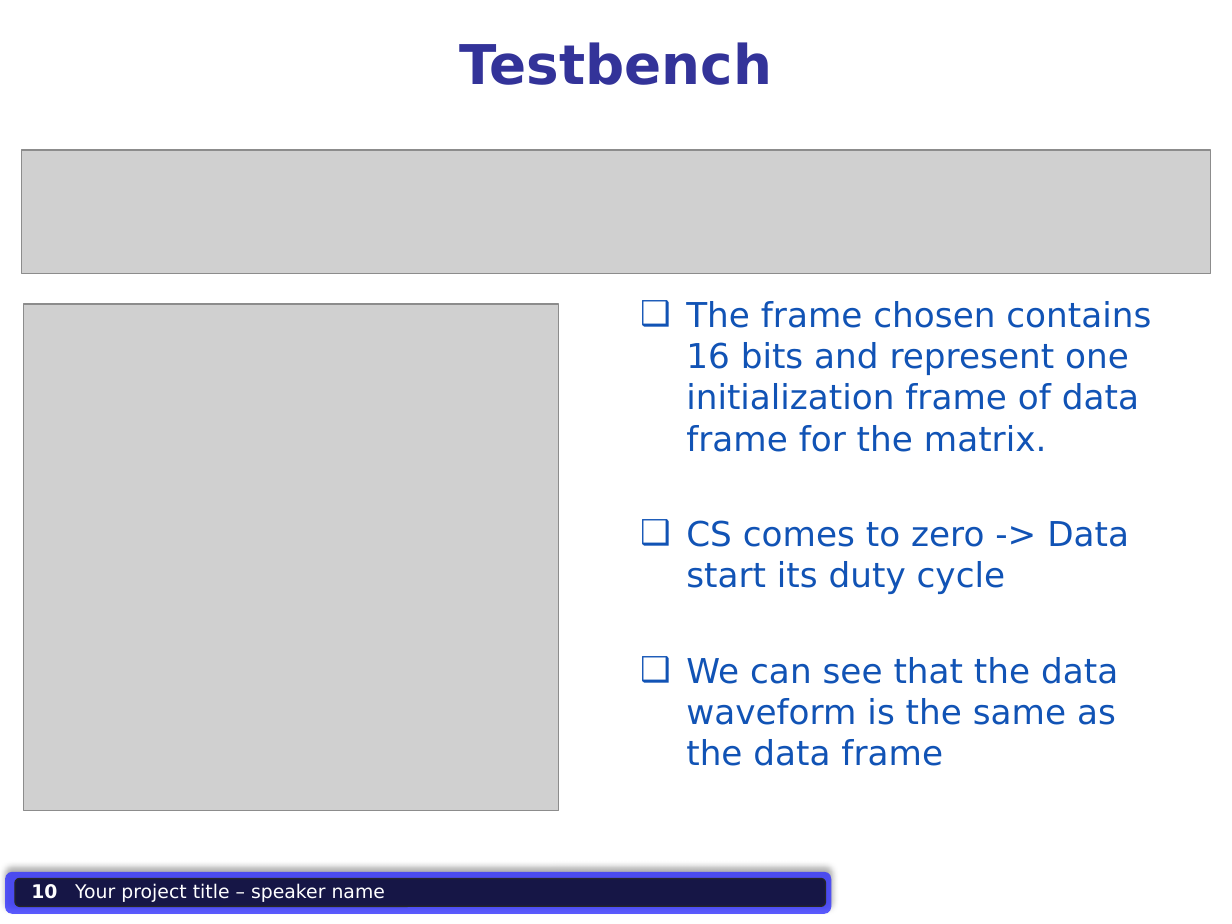
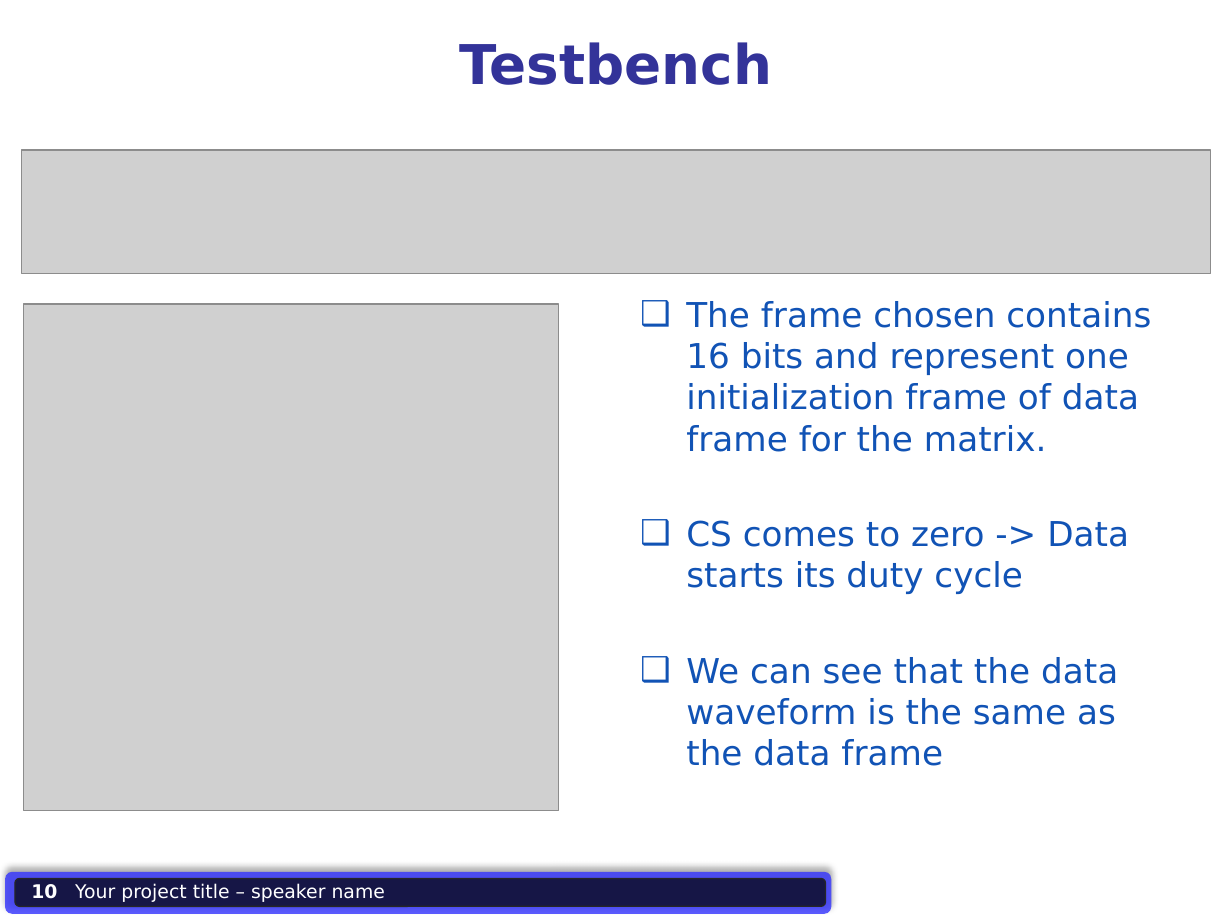
Before and after one commit to CharlyTQ/Max7219_Tutorial_FPGA, a slide deck: slide 10 of Presentation_LEDMatrix.pptx. Drawn at 1232x924 pixels with LibreOffice and Linux fonts; fonts in the diff are those of the drawing; grey boxes stand for pictures; background and template pictures are left out. Boxes give left, top, right and bottom in pixels: in the first picture for what was removed or moved away, otherwise in the second. Text is boxed around its words. In the diff, an @@ line names an element or a change of style, - is before the commit and + after.

Commit message:
Presentation Modified

```diff
--- a/Presentation_LEDMatrix.pptx
+++ b/Presentation_LEDMatrix.pptx
@@ text at (686,520,1129,594): text changed @@
-❑ CS comes to zero -> Data start its duty cycle
+❑ CS comes to zero -> Data starts its duty cycle
```
Also in this commit, not shown: 2 other slides changed, 2 slides added, 1 slide removed.
